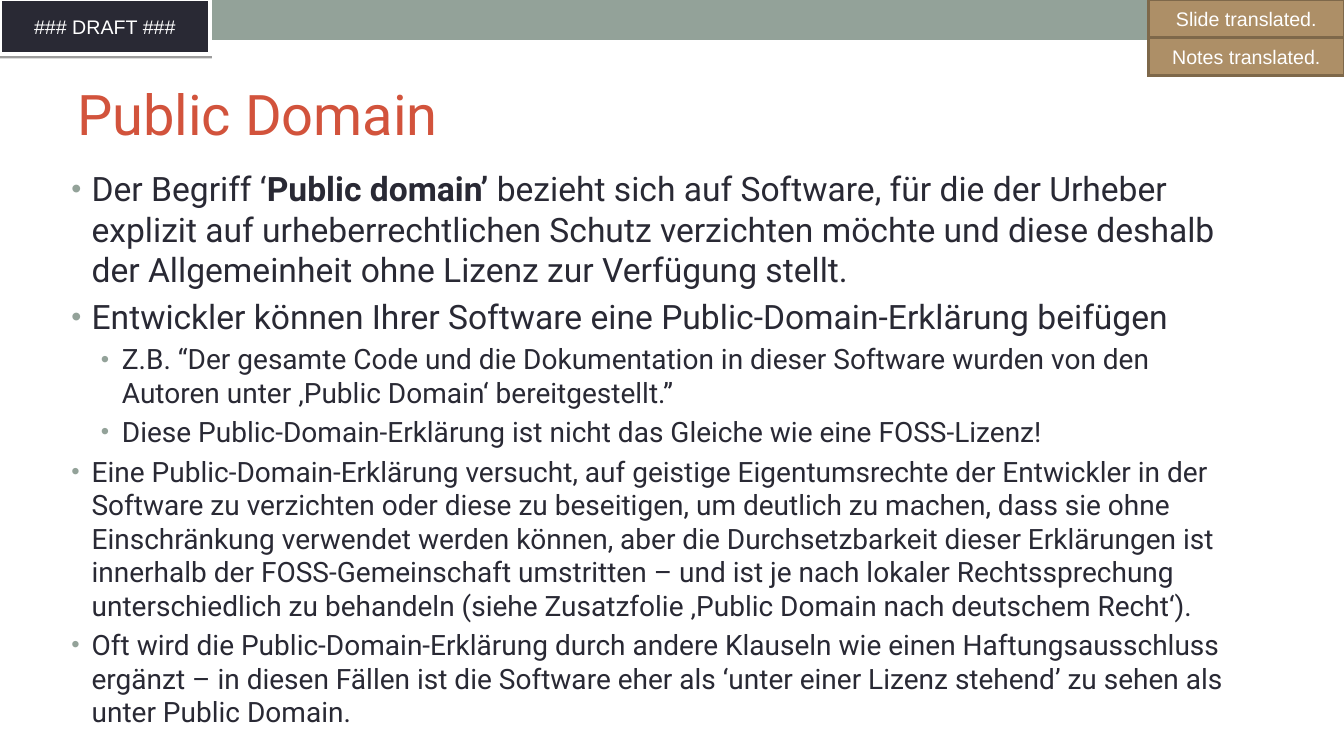
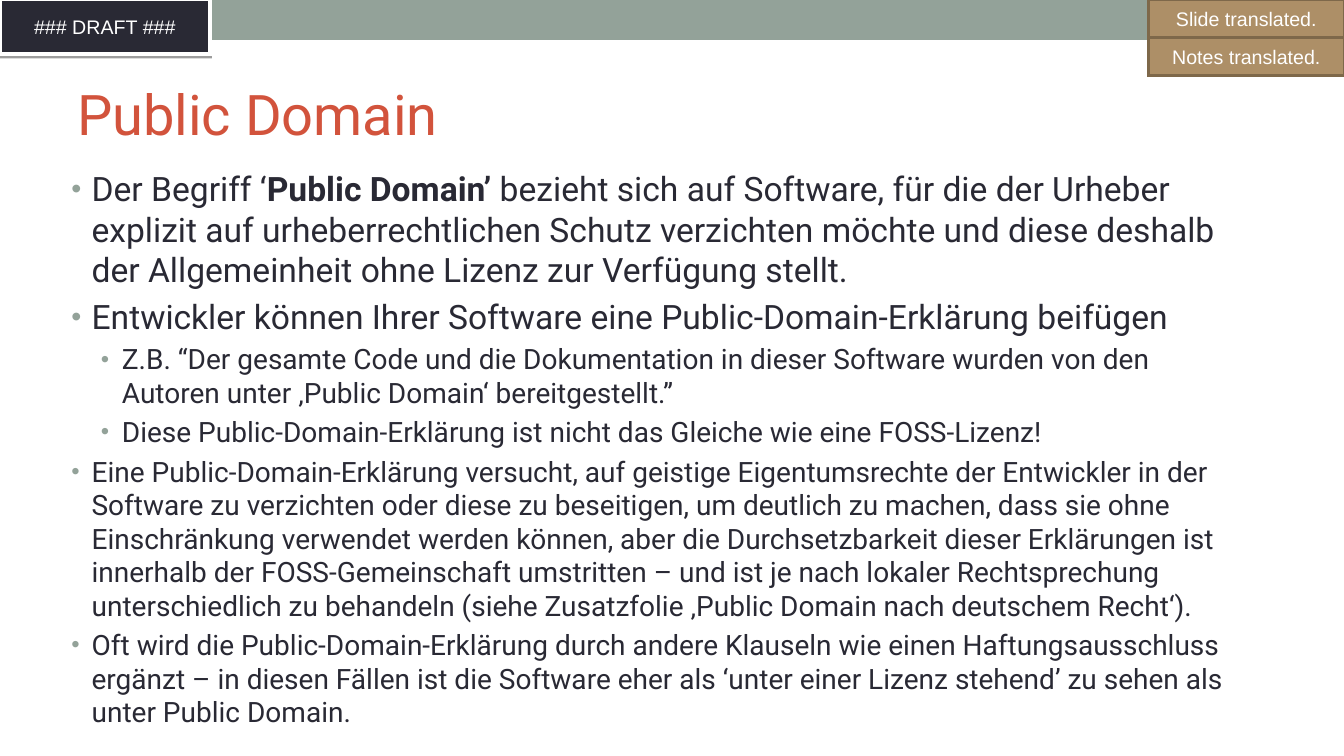
Before and after one commit to SThanheiser/curriculum, a slide deck: slide 20 of translation-DE/slides/DFT_openchain-curriculum-for-1-1_GER.odp. Drawn at 1344x756 pixels with LibreOffice and Linux fonts; fonts in the diff are those of the drawing; background and template pictures are left out. Boxes give left, top, right and bottom in pixels: in the first picture for what was removed or moved away, otherwise in the second. Text is boxed around its words. In the diff, an @@ line names an element or a change of style, - is before the commit and + after.

```diff
--- a/translation-DE/slides/DFT_openchain-curriculum-for-1-1_GER.odp
+++ b/translation-DE/slides/DFT_openchain-curriculum-for-1-1_GER.odp
@@ text at (92, 175, 1214, 289): text changed @@
-• Der Begriff ‘Public domain’ bezieht sich auf Software, für die der Urheber explizit auf urheberrechtlichen Schutz verzichten möchte und diese deshalb der Allgemeinheit ohne Lizenz zur Verfügung stellt.
+• Der Begriff ‘Public Domain’ bezieht sich auf Software, für die der Urheber explizit auf urheberrechtlichen Schutz verzichten möchte und diese deshalb der Allgemeinheit ohne Lizenz zur Verfügung stellt.
@@ text at (92, 460, 1213, 622): text changed @@
-• Eine Public-Domain-Erklärung versucht, auf geistige Eigentumsrechte der Entwickler in der Software zu verzichten oder diese zu beseitigen, um deutlich zu machen, dass sie ohne Einschränkung verwendet werden können, aber die Durchsetzbarkeit dieser Erklärungen ist innerhalb der FOSS-Gemeinschaft umstritten – und ist je nach lokaler Rechtssprechung unterschiedlich zu behandeln (siehe Zusatzfolie ‚Public Domain nach deutschem Recht‘).
+• Eine Public-Domain-Erklärung versucht, auf geistige Eigentumsrechte der Entwickler in der Software zu verzichten oder diese zu beseitigen, um deutlich zu machen, dass sie ohne Einschränkung verwendet werden können, aber die Durchsetzbarkeit dieser Erklärungen ist innerhalb der FOSS-Gemeinschaft umstritten – und ist je nach lokaler Rechtsprechung unterschiedlich zu behandeln (siehe Zusatzfolie ‚Public Domain nach deutschem Recht‘).
```
Also in this commit, not shown: 15 other slides changed, 6 slides added, 6 slides removed, 1 other file.
